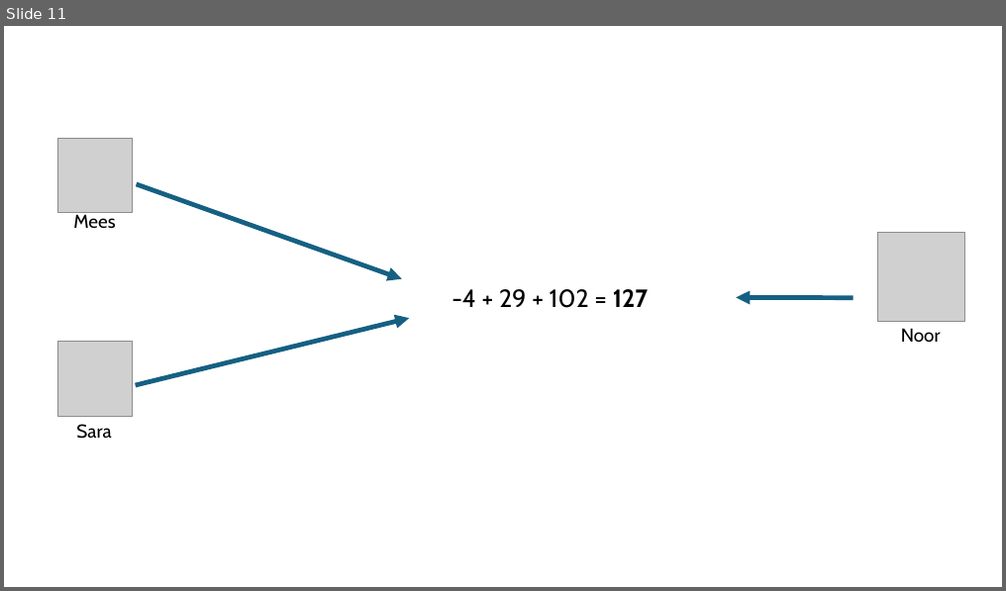
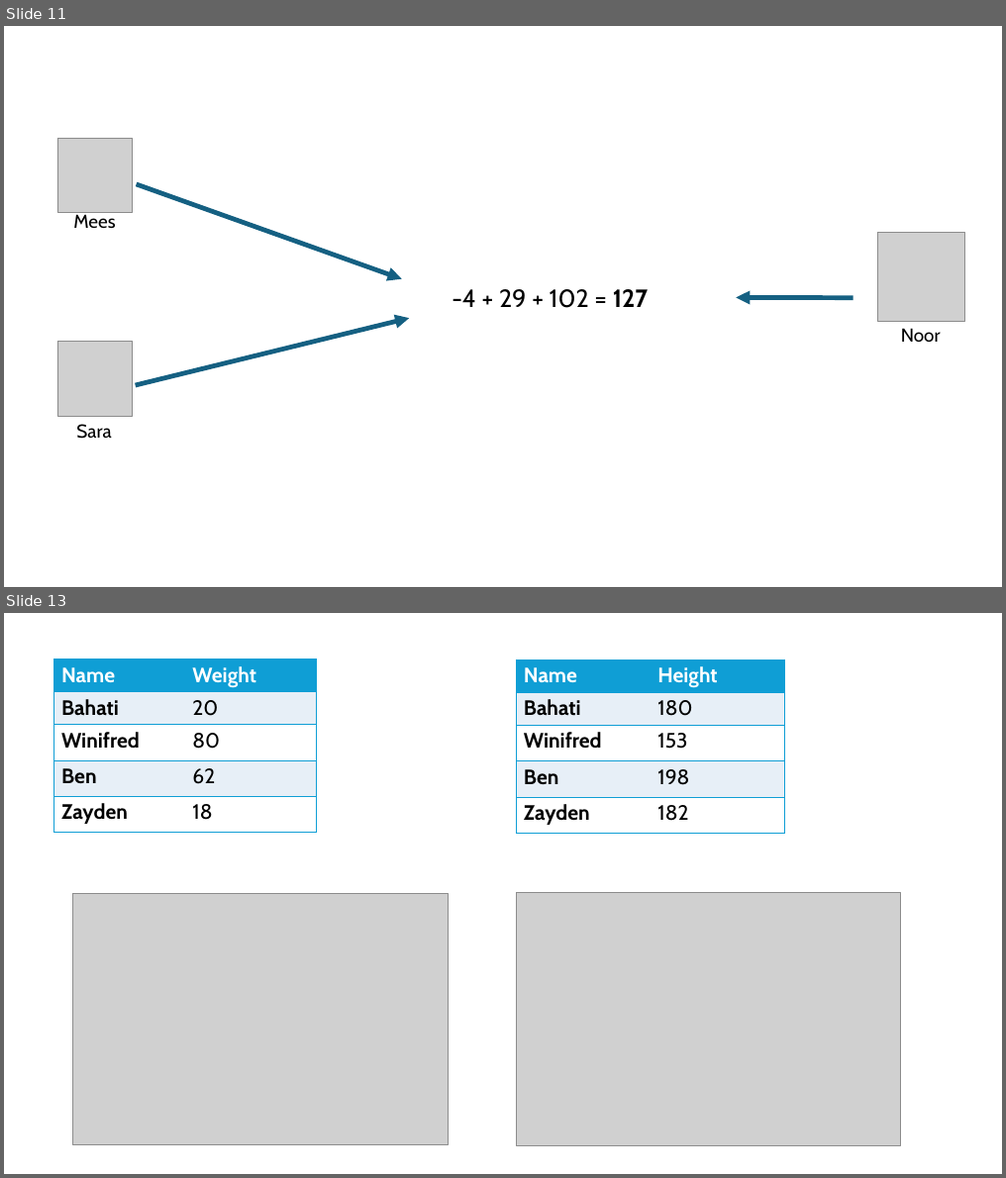
Before and after one commit to vantage6/vantage6-workshop, a slide deck: slides/chapter_1_PET_intro_pictures.pptx. Shown one above the other, each under a label of ours: slide 11 before the commit, slides 11 and 13 after it; the slides between them are not shown. The pictures are 1006x591 and 1006x1178 pixels, drawn with LibreOffice and Linux fonts; fonts in the diff are those of the drawing; grey boxes stand for pictures. Boxes give left, top, right and bottom in pixels: in the first picture for what was removed or moved away, otherwise in the second. Text is boxed around its words. In the diff, an @@ line names an element or a change of style, - is before the commit and + after.

```diff
--- a/slides/chapter_1_PET_intro_pictures.pptx
+++ b/slides/chapter_1_PET_intro_pictures.pptx
@@ slide 13 added at <box>4,613,1002,1174</box>, background #FFFFFF @@
@@ table added at <box>54,660,316,833</box>, 5 rows, 2 columns @@
+Name | Weight
+Bahati | 20
+Winifred | 80
+Ben | 62
+Zayden | 18
@@ table added at <box>516,660,784,833</box>, 5 rows, 2 columns @@
+Name | Height
+Bahati | 180
+Winifred | 153
+Ben | 198
+Zayden | 182
@@ picture added at <box>73,894,448,1146</box> @@
@@ picture added at <box>516,892,901,1146</box> @@
```
Also in this commit, not shown: 8 slides changed, 1 other slide added, 1 slide removed, 2 other files.
